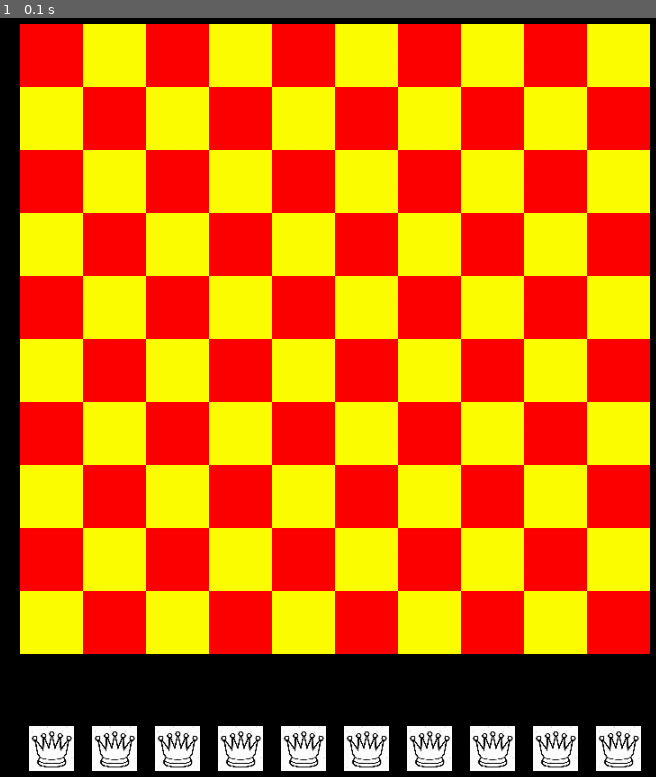
Above: before the commit, frame 1.
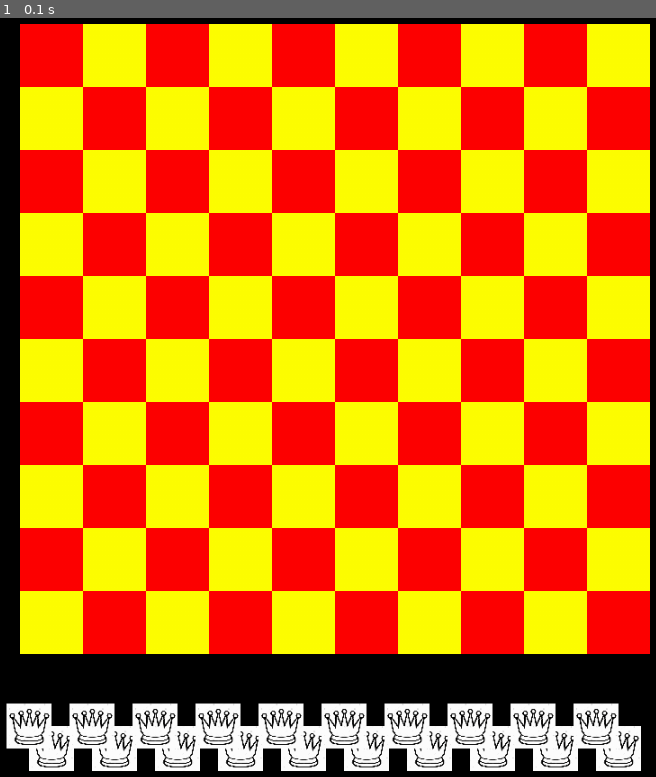
Above: after the commit, the same moment.

Repository: jkungfupanda/ChessBacktracking
Game: pygame game, started from main.py
Same seed, same stepped clock (60 frames per second), same inputs: the game is played once before the commit and once after it.
Inputs:
- Up to frame 1 (0.1 s): type "10 (at the terminal prompt)" at 0 s

The runs differ from the first frame. In frame 1, 3.3% of the frame differs, in the area x 0-95%, y 90-97%.

Commit message:
not working whatsoever

Diff:
--- a/chessBoard.py
+++ b/chessBoard.py
@@ -17,47 +17,68 @@
         :param win: the given window of size height x width.
         :param size: size of each square.
         """
-        if not clicked:
-            listOfRedSquares = []
-            listOfYellowSquares = []
+        # if not clicked:
+        listOfRedSquares = []
+        listOfYellowSquares = []
 
-            rows = size
-            cols = size
-            num_queens = size
-            queenId = 1
+        rows = size
+        cols = size
+        num_queens = size
+        queenId = 0
 
-            board_size = size * SQUARE_SIZE
-            remaining_space = HEIGHT - board_size
-            space_on_sides = remaining_space / 2
-            border = int(space_on_sides / SQUARE_SIZE)
+        board_size = size * SQUARE_SIZE
+        remaining_space = HEIGHT - board_size
+        space_on_sides = remaining_space / 2
+        border = int(space_on_sides / SQUARE_SIZE)
 
-            win.fill(BLACK)
-            for row in range(border, rows + border):
-                for col in range(row % 2 + border - 1, cols + border - 1, 2):
-                    pygame.draw.rect(win, RED, (row * SQUARE_SIZE, col * SQUARE_SIZE, SQUARE_SIZE, SQUARE_SIZE))
-                    listOfRedSquares.append((row * SQUARE_SIZE, col * SQUARE_SIZE))
+        win.fill(BLACK)
+        for row in range(border, rows + border):
+            for col in range(row % 2 + border - 1, cols + border - 1, 2):
+                pygame.draw.rect(win, RED, (row * SQUARE_SIZE, col * SQUARE_SIZE, SQUARE_SIZE, SQUARE_SIZE))
+                listOfRedSquares.append((row * SQUARE_SIZE, col * SQUARE_SIZE))
 
-                for col in range((row + 1) % 2 + border - 1, cols + border - 1, 2):
-                    pygame.draw.rect(win, YELLOW, (row * SQUARE_SIZE, col * SQUARE_SIZE, SQUARE_SIZE, SQUARE_SIZE))
-                    listOfYellowSquares.append((row * SQUARE_SIZE, col * SQUARE_SIZE))
+            for col in range((row + 1) % 2 + border - 1, cols + border - 1, 2):
+                pygame.draw.rect(win, YELLOW, (row * SQUARE_SIZE, col * SQUARE_SIZE, SQUARE_SIZE, SQUARE_SIZE))
+                listOfYellowSquares.append((row * SQUARE_SIZE, col * SQUARE_SIZE))
 
 
 
-            queens_padding = 0
-            for i in range(num_queens):
-                x = space_on_sides + queens_padding
-                y = space_on_sides + (HEIGHT - remaining_space)
-                queen = Queen(x,y,queenId)
-                self.listOfQueens.append(queen)
-                # win.blit(queen.image, (queen.rect.x, queen.rect.y))
-                self.draw_queen(win, queen)
-                queens_padding += board_size / size
-                queenId +=1
-                # if (queenId < size):
-                #     print(queen.id,queen.rect.x, queen.rect.y)
+        queens_padding = 0
+        for i in range(num_queens):
+            x = space_on_sides + queens_padding
+            y = space_on_sides + (HEIGHT - remaining_space)
+            queen = Queen(x,y,win)
+            self.listOfQueens.append(queen)
+            # win.blit(queen.image, (queen.rect.x, queen.rect.y))
+            self.draw_queen(win, queen)
+            queens_padding += board_size / size
+            queenId +=1
+            # if (queenId < size):
+            #     print(queen.id,queen.rect.x, queen.rect.y)
 
-        else:
-            pass
+        # else:
+        #     listOfRedSquares = []
+        #     listOfYellowSquares = []
+
+        #     rows = size
+        #     cols = size
+        #     num_queens = size
+        #     queenId = 0
+
+        #     board_size = size * SQUARE_SIZE
+        #     remaining_space = HEIGHT - board_size
+        #     space_on_sides = remaining_space / 2
+        #     border = int(space_on_sides / SQUARE_SIZE)
+
+        #     win.fill(BLACK)
+        #     for row in range(border, rows + border):
+        #         for col in range(row % 2 + border - 1, cols + border - 1, 2):
+        #             pygame.draw.rect(win, RED, (row * SQUARE_SIZE, col * SQUARE_SIZE, SQUARE_SIZE, SQUARE_SIZE))
+        #             listOfRedSquares.append((row * SQUARE_SIZE, col * SQUARE_SIZE))
+
+        #         for col in range((row + 1) % 2 + border - 1, cols + border - 1, 2):
+        #             pygame.draw.rect(win, YELLOW, (row * SQUARE_SIZE, col * SQUARE_SIZE, SQUARE_SIZE, SQUARE_SIZE))
+        #             listOfYellowSquares.append((row * SQUARE_SIZE, col * SQUARE_SIZE))
 
 
 
--- a/main.py
+++ b/main.py
@@ -51,10 +51,10 @@
                             if (dis < QUEEN_SIZE/1.8):
                                 queen.clicked = True
                                 print("you clicked Queen " + str(queen.id))
-                                # queen.updatePosition(x,y)
+                                queen.updatePosition(x,y,window)
                                 # queen.rect.x = x -(queen.rect.width/2)
                                 # queen.rect.y = y -(queen.rect.height/2)
-                                # pygame.display.update()
+                                pygame.display.update()
 
 
 
@@ -63,14 +63,14 @@
                         queen.clicked=False
 
 
-                for queen in listOfQueens:
-                    if queen.clicked == True:
-                        pos = pygame.mouse.get_pos()
-                        x = pos[0]
-                        y = pos[1]
-                        # queen.rect.x = x -(queen.rect.width/2)
-                        # queen.rect.y = y -(queen.rect.height/2)
-                        chess_board.draw_queen(window, Queen(x,y, queen.id))
+                # for queen in listOfQueens:
+                #     if queen.clicked == True:
+                #         pos = pygame.mouse.get_pos()
+                #         x = pos[0]
+                #         y = pos[1]
+                #         # queen.rect.x = x -(queen.rect.width/2)
+                #         # queen.rect.y = y -(queen.rect.height/2)
+                #         chess_board.draw_queen(window, Queen(x,y, queen.id))
 
                                 # queen.rect.x = x -(queen.rect.width/2)
                                 # queen.rect.y = y -(queen.rect.height/2)
--- /dev/null
+++ b/practice.py
@@ -0,0 +1,88 @@
+from board import Board
+from chessBoard import ChessBoard
+from constants import *
+from eightQueens import EightQueens
+import pygame, sys
+from pygame.locals import *
+import math
+import time
+from queen import Queen
+
+
+
+
+def main():
+    run = True
+    while run:
+        clock.tick(60)
+        event_list = pygame.event.get()
+        for event in event_list:
+            if event.type == pygame.QUIT:
+                run = False
+
+        group.update(event_list)
+
+        window.fill(0)
+        group.draw(window)
+        pygame.display.flip()
+
+    pygame.quit()
+    exit()
+
+class DragOperator:
+    def __init__(self, sprite):
+        self.sprite = sprite
+        self.dragging = False
+        self.rel_pos = (0, 0)
+    def update(self, event_list):
+        for event in event_list:
+            if event.type == pygame.MOUSEBUTTONDOWN:
+                self.dragging = self.sprite.rect.collidepoint(event.pos)
+                self.rel_pos = event.pos[0] - self.sprite.rect.x, event.pos[1] - self.sprite.rect.y
+            if event.type == pygame.MOUSEBUTTONUP:
+                self.dragging = False
+            if event.type == pygame.MOUSEMOTION and self.dragging:
+                self.sprite.rect.topleft = event.pos[0] - self.rel_pos[0], event.pos[1] - self.rel_pos[1]
+
+class SpriteObject(pygame.sprite.Sprite):
+    def __init__(self, x, y, color):
+        super().__init__()
+        self.original_image = queen_img
+        window.blit(self.original_image, (x, y))
+        # pygame.draw.circle(self.original_image, color, (25, 25), 25)
+        self.drag_image = self.original_image
+        # pygame.draw.circle(self.drag_image, color, (25, 25), 25)
+        # pygame.draw.circle(self.drag_image, (255, 255, 255), (25, 25), 25, 4)
+        self.image = self.original_image
+        self.rect = self.image.get_rect(center = (x, y))
+        self.drag = DragOperator(self)
+    def update(self, event_list):
+        self.drag.update(event_list)
+        self.image = self.drag_image if self.drag.dragging else self.original_image
+
+
+# print("before init")
+# pygame.init()
+# print("after init")
+window = pygame.display.set_mode((300, 300))
+pygame.display.set_caption("N QUEENS PROBLEM")
+clock = pygame.time.Clock()
+
+sprite_object = SpriteObject(*window.get_rect().center, (255, 255, 0))
+group = pygame.sprite.Group([
+    SpriteObject(window.get_width() // 3, window.get_height() // 3, (255, 0, 0)),
+    SpriteObject(window.get_width() * 2 // 3, window.get_height() // 3, (0, 255, 0)),
+    SpriteObject(window.get_width() // 3, window.get_height() * 2 // 3, (0, 0, 255)),
+    SpriteObject(window.get_width() * 2// 3, window.get_height() * 2 // 3, (255, 255, 0)),
+])
+
+
+
+
+
+
+
+if __name__ == "__main__":
+    # n = int(input("Enter the size of the board: "))
+    print("main")
+    main()
--- a/queen.py
+++ b/queen.py
@@ -2,24 +2,67 @@
 import pygame
 import random
 from constants import *
+import pygame, sys
+from pygame.locals import *
 
 
 class Queen(pygame.sprite.Sprite):
 
     image = queen_img
 
-    def __init__(self,xpos,ypos,id):
-
-        pygame.sprite.Sprite.__init__(self)
+    def __init__(self, x, y, window):
+        super().__init__()
+        self.original_image = queen_img
+        window.blit(self.original_image, (x, y))
+        # pygame.draw.circle(self.original_image, color, (25, 25), 25)
+        self.drag_image = self.original_image
+        # pygame.draw.circle(self.drag_image, color, (25, 25), 25)
+        # pygame.draw.circle(self.drag_image, (255, 255, 255), (25, 25), 25, 4)
+        self.image = self.original_image
+        self.rect = self.image.get_rect(center = (x, y))
+        self.drag = DragOperator(self)
+    def update(self, event_list):
+        self.drag.update(event_list)
+        self.image = self.drag_image if self.drag.dragging else self.original_image
 
 
-        self.clicked=False
-        self.rect = self.image.get_rect()
-        self.rect.y=ypos
-        self.rect.x=xpos
-        self.id=id
 
-    def updatePosition(self,x,y):
 
-        self.rect.y=y
-        self.rect.x=x
+
+
+
+
+    # def __init__(self,xpos,ypos,id):
+
+    #     pygame.sprite.Sprite.__init__(self)
+
+
+    #     self.clicked=False
+    #     self.rect = self.image.get_rect()
+    #     self.rect.y=ypos
+    #     self.rect.x=xpos
+    #     self.id=id
+
+    # def updatePosition(self,x,y,win):
+
+    #     self.rect.y=y
+    #     self.rect.x=x
+    #     win.blit(Queen.image, (self.rect.x, self.rect.y))
+
+
+
+
+class DragOperator:
+    def __init__(self, sprite):
+        self.sprite = sprite
+        self.dragging = False
+        self.rel_pos = (0, 0)
+    def update(self, event_list):
+        for event in event_list:
+            if event.type == pygame.MOUSEBUTTONDOWN:
+                self.dragging = self.sprite.rect.collidepoint(event.pos)
+                self.rel_pos = event.pos[0] - self.sprite.rect.x, event.pos[1] - self.sprite.rect.y
+            if event.type == pygame.MOUSEBUTTONUP:
+                self.dragging = False
+            if event.type == pygame.MOUSEMOTION and self.dragging:
+                self.sprite.rect.topleft = event.pos[0] - self.rel_pos[0], event.pos[1] - self.rel_pos[1]
Not shown, added: oldQueenClass
